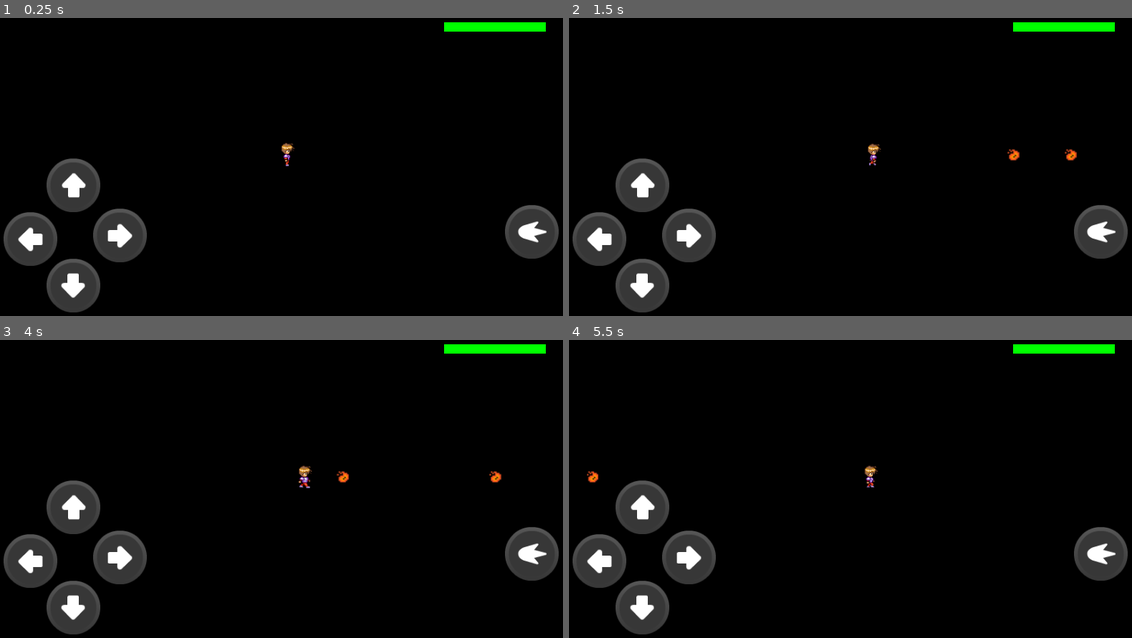
Above: before the commit, frames 1-4 (two rows, left to right).
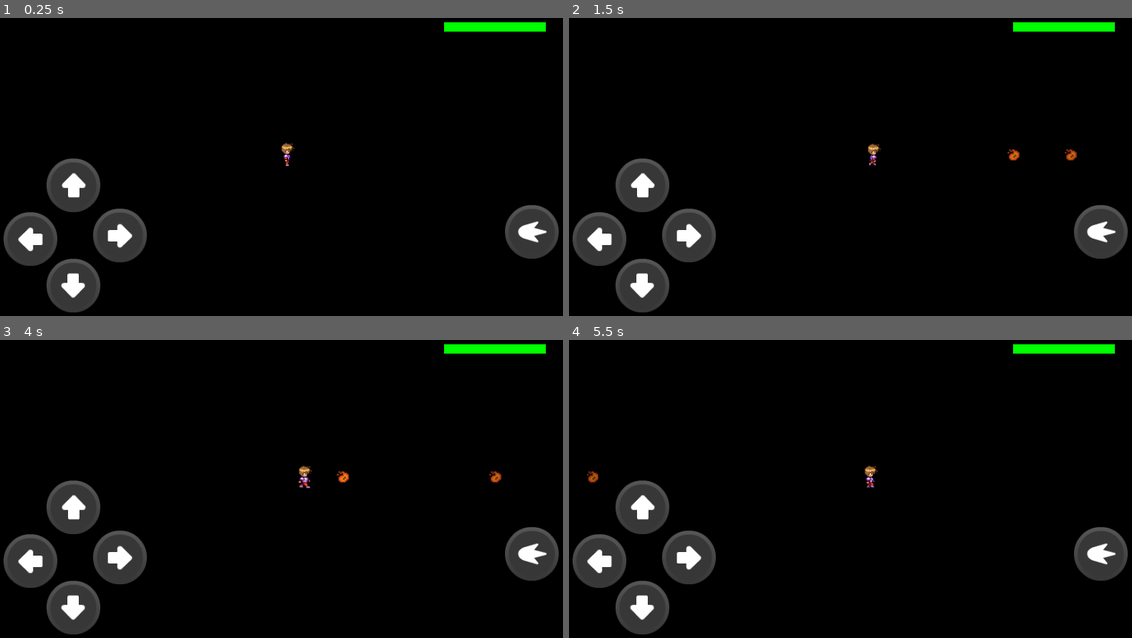
Above: after the commit, the same moments.

Repository: xash3000/cave-of-memories
Game: Godot game, scene res://Player/Player.tscn
The game is run twice, just before and just after one commit, with the same random seed, the same clock (stepped at 60 frames per second) and the same inputs. This scene is started directly instead of the project's main scene.
Inputs:
- Up to frame 1 (0.25 s): no input
- Up to frame 2 (1.5 s): tap Enter (ui_accept) at 0.5, 0.77 s; hold Right (ui_right) from 0.53 s (still down)
- Up to frame 3 (4 s): tap Enter (ui_accept) at 1.52, 3.02, 3.77 s; release Right (ui_right) at 2.03 s; hold Left (ui_left) 2.03-2.78 s; hold Right (ui_right) from 2.78 s (still down)
- Up to frame 4 (5.5 s): release Right (ui_right) at 4.28 s; hold Left (ui_left) 4.28-5.03 s; tap Enter (ui_accept) at 4.52 s; hold Right (ui_right) from 5.03 s (still down)

The runs differ from the first frame. In frame 2, less than 0.1% of the frame differs, in the area x 77-91%, y 43-48%; in frame 3, less than 0.1%; in frame 4, less than 0.1%.

Commit message:
basic lighting system

Diff:
--- a/Assets/tileset.tres
+++ b/Assets/tileset.tres
@@ -8,8 +8,14 @@
 vertices = PoolVector2Array( 32, 0, 0, 0, 0, 32, 32, 32 )
 polygons = [ PoolIntArray( 0, 1, 2, 3 ) ]
 
+[sub_resource type="OccluderPolygon2D" id=7]
+polygon = PoolVector2Array( 0, 0, 32, 0, 32, 32, 0, 32 )
+
 [sub_resource type="ConvexPolygonShape2D" id=2]
 points = PoolVector2Array( 0, 0, 32, 0, 32, 32, 0, 32 )
+
+[sub_resource type="OccluderPolygon2D" id=6]
+polygon = PoolVector2Array( 0, 0, 32, 0, 32, 32, 0, 32 )
 
 [sub_resource type="ConvexPolygonShape2D" id=3]
 points = PoolVector2Array( 0, 0, 32, 0, 32, 32, 0, 32 )
@@ -37,6 +43,7 @@
 1/region = Rect2( 0, 0, 32, 32 )
 1/tile_mode = 0
 1/occluder_offset = Vector2( 0, 0 )
+1/occluder = SubResource( 7 )
 1/navigation_offset = Vector2( 0, 0 )
 1/shape_offset = Vector2( 0, 0 )
 1/shape_transform = Transform2D( 1, 0, 0, 1, 0, 0 )
@@ -58,6 +65,7 @@
 2/region = Rect2( 0, 0, 32, 32 )
 2/tile_mode = 0
 2/occluder_offset = Vector2( 0, 0 )
+2/occluder = SubResource( 6 )
 2/navigation_offset = Vector2( 0, 0 )
 2/shape_offset = Vector2( 0, 0 )
 2/shape_transform = Transform2D( 1, 0, 0, 1, 0, 0 )
--- a/Levels/LevelTemp.tscn
+++ b/Levels/LevelTemp.tscn
@@ -51,6 +51,7 @@
 cell_size = Vector2( 32, 32 )
 collision_layer = 2
 collision_mask = 0
+occluder_light_mask = 31
 format = 1
 tile_data = PoolIntArray( 131081, 1, 0, 131082, 1, 0, 131083, 1, 0, 131084, 1, 0, 131085, 1, 0, 131086, 1, 0, 131087, 1 …(8637 unchanged characters)…
 
@@ -287,11 +288,11 @@
 [node name="CollisionShape2D" type="CollisionShape2D" parent="NextLevelDoor"]
 shape = SubResource( 4 )
 
+[node name="FadeOut" parent="." instance=ExtResource( 5 )]
+visible = false
+
 [node name="Player" parent="." instance=ExtResource( 1 )]
 position = Vector2( 208, 336 )
-
-[node name="FadeOut" parent="." instance=ExtResource( 5 )]
-visible = false
 [connection signal="body_entered" from="NextLevelDoor" to="." method="_on_NextLevelDoor_body_entered"]
 [connection signal="body_exited" from="NextLevelDoor" to="." method="_on_NextLevelDoor_body_exited"]
 [connection signal="piece" from="Player" to="." method="_on_Player_piece"]
--- a/Player/Player.tscn
+++ b/Player/Player.tscn
@@ -17,6 +17,7 @@
 [ext_resource path="res://Player/HealthBar.tscn" type="PackedScene" id=15]
 [ext_resource path="res://Assets/SFX/hurt.wav" type="AudioStream" id=16]
 [ext_resource path="res://Assets/SFX/pulse.ogg" type="AudioStream" id=17]
+[ext_resource path="res://Assets/Texture/2DLight.png" type="Texture" id=18]
 
 [sub_resource type="RectangleShape2D" id=1]
 extents = Vector2( 12, 18 )
@@ -147,62 +148,62 @@
 [sub_resource type="AtlasTexture" id=27]
 flags = 4
 atlas = ExtResource( 1 )
+region = Rect2( 0, 96, 24, 32 )
+
+[sub_resource type="AtlasTexture" id=28]
+flags = 4
+atlas = ExtResource( 1 )
+region = Rect2( 0, 0, 24, 32 )
+
+[sub_resource type="AtlasTexture" id=29]
+flags = 4
+atlas = ExtResource( 1 )
+region = Rect2( 24, 0, 24, 32 )
+
+[sub_resource type="AtlasTexture" id=30]
+flags = 4
+atlas = ExtResource( 1 )
+region = Rect2( 48, 0, 24, 32 )
+
+[sub_resource type="AtlasTexture" id=31]
+flags = 4
+atlas = ExtResource( 1 )
+region = Rect2( 72, 0, 24, 32 )
+
+[sub_resource type="AtlasTexture" id=32]
+flags = 4
+atlas = ExtResource( 1 )
+region = Rect2( 96, 0, 24, 32 )
+
+[sub_resource type="AtlasTexture" id=33]
+flags = 4
+atlas = ExtResource( 1 )
+region = Rect2( 120, 0, 24, 32 )
+
+[sub_resource type="AtlasTexture" id=34]
+flags = 4
+atlas = ExtResource( 1 )
+region = Rect2( 144, 0, 24, 32 )
+
+[sub_resource type="AtlasTexture" id=35]
+flags = 4
+atlas = ExtResource( 1 )
+region = Rect2( 168, 0, 24, 32 )
+
+[sub_resource type="AtlasTexture" id=36]
+flags = 4
+atlas = ExtResource( 1 )
+region = Rect2( 0, 64, 24, 32 )
+
+[sub_resource type="AtlasTexture" id=37]
+flags = 4
+atlas = ExtResource( 1 )
+region = Rect2( 0, 0, 24, 32 )
+
+[sub_resource type="AtlasTexture" id=38]
+flags = 4
+atlas = ExtResource( 1 )
 region = Rect2( 0, 32, 24, 32 )
-
-[sub_resource type="AtlasTexture" id=28]
-flags = 4
-atlas = ExtResource( 1 )
-region = Rect2( 0, 64, 24, 32 )
-
-[sub_resource type="AtlasTexture" id=29]
-flags = 4
-atlas = ExtResource( 1 )
-region = Rect2( 0, 96, 24, 32 )
-
-[sub_resource type="AtlasTexture" id=30]
-flags = 4
-atlas = ExtResource( 1 )
-region = Rect2( 0, 0, 24, 32 )
-
-[sub_resource type="AtlasTexture" id=31]
-flags = 4
-atlas = ExtResource( 1 )
-region = Rect2( 0, 0, 24, 32 )
-
-[sub_resource type="AtlasTexture" id=32]
-flags = 4
-atlas = ExtResource( 1 )
-region = Rect2( 24, 0, 24, 32 )
-
-[sub_resource type="AtlasTexture" id=33]
-flags = 4
-atlas = ExtResource( 1 )
-region = Rect2( 48, 0, 24, 32 )
-
-[sub_resource type="AtlasTexture" id=34]
-flags = 4
-atlas = ExtResource( 1 )
-region = Rect2( 72, 0, 24, 32 )
-
-[sub_resource type="AtlasTexture" id=35]
-flags = 4
-atlas = ExtResource( 1 )
-region = Rect2( 96, 0, 24, 32 )
-
-[sub_resource type="AtlasTexture" id=36]
-flags = 4
-atlas = ExtResource( 1 )
-region = Rect2( 120, 0, 24, 32 )
-
-[sub_resource type="AtlasTexture" id=37]
-flags = 4
-atlas = ExtResource( 1 )
-region = Rect2( 144, 0, 24, 32 )
-
-[sub_resource type="AtlasTexture" id=38]
-flags = 4
-atlas = ExtResource( 1 )
-region = Rect2( 168, 0, 24, 32 )
 
 [sub_resource type="SpriteFrames" id=39]
 animations = [ {
@@ -223,28 +224,28 @@
 }, {
 "frames": [ SubResource( 27 ) ],
 "loop": false,
-"name": "idle-up",
+"name": "idle-right",
 "speed": 0.0
 }, {
-"frames": [ SubResource( 28 ) ],
+"frames": [ SubResource( 28 ), SubResource( 29 ), SubResource( 30 ), SubResource( 31 ), SubResource( 32 ), SubResource( 33 ), SubResource( 34 ), SubResource( 35 ) ],
+"loop": true,
+"name": "down",
+"speed": 12.0
+}, {
+"frames": [ SubResource( 36 ) ],
 "loop": false,
 "name": "idle-left",
 "speed": 0.0
 }, {
-"frames": [ SubResource( 29 ) ],
-"loop": false,
-"name": "idle-right",
-"speed": 0.0
-}, {
-"frames": [ SubResource( 30 ) ],
+"frames": [ SubResource( 37 ) ],
 "loop": false,
 "name": "idle-down",
 "speed": 0.0
 }, {
-"frames": [ SubResource( 31 ), SubResource( 32 ), SubResource( 33 ), SubResource( 34 ), SubResource( 35 ), SubResource( 36 ), SubResource( 37 ), SubResource( 38 ) ],
-"loop": true,
-"name": "down",
-"speed": 12.0
+"frames": [ SubResource( 38 ) ],
+"loop": false,
+"name": "idle-up",
+"speed": 0.0
 } ]
 
 [sub_resource type="RectangleShape2D" id=40]
@@ -253,6 +254,12 @@
 [node name="Player" type="KinematicBody2D"]
 collision_mask = 6
 script = ExtResource( 2 )
+
+[node name="Light2D" type="Light2D" parent="."]
+position = Vector2( 0, 7.45061 )
+scale = Vector2( 5, 1.0291 )
+texture = ExtResource( 18 )
+mode = 3
 
 [node name="PieceDetector" type="Area2D" parent="."]
 
Binary file added: Assets/Texture/2DLight.png
Not shown, added: Assets/Texture/2DLight.png.import
Binary file added: Assets/Texture/light.png
Not shown, added: Assets/Texture/light.png.import
Not shown: 1 places in Assets/tileset.tres that only renumber resources
Not shown: 1 places in Player/Player.tscn that only renumber resources
